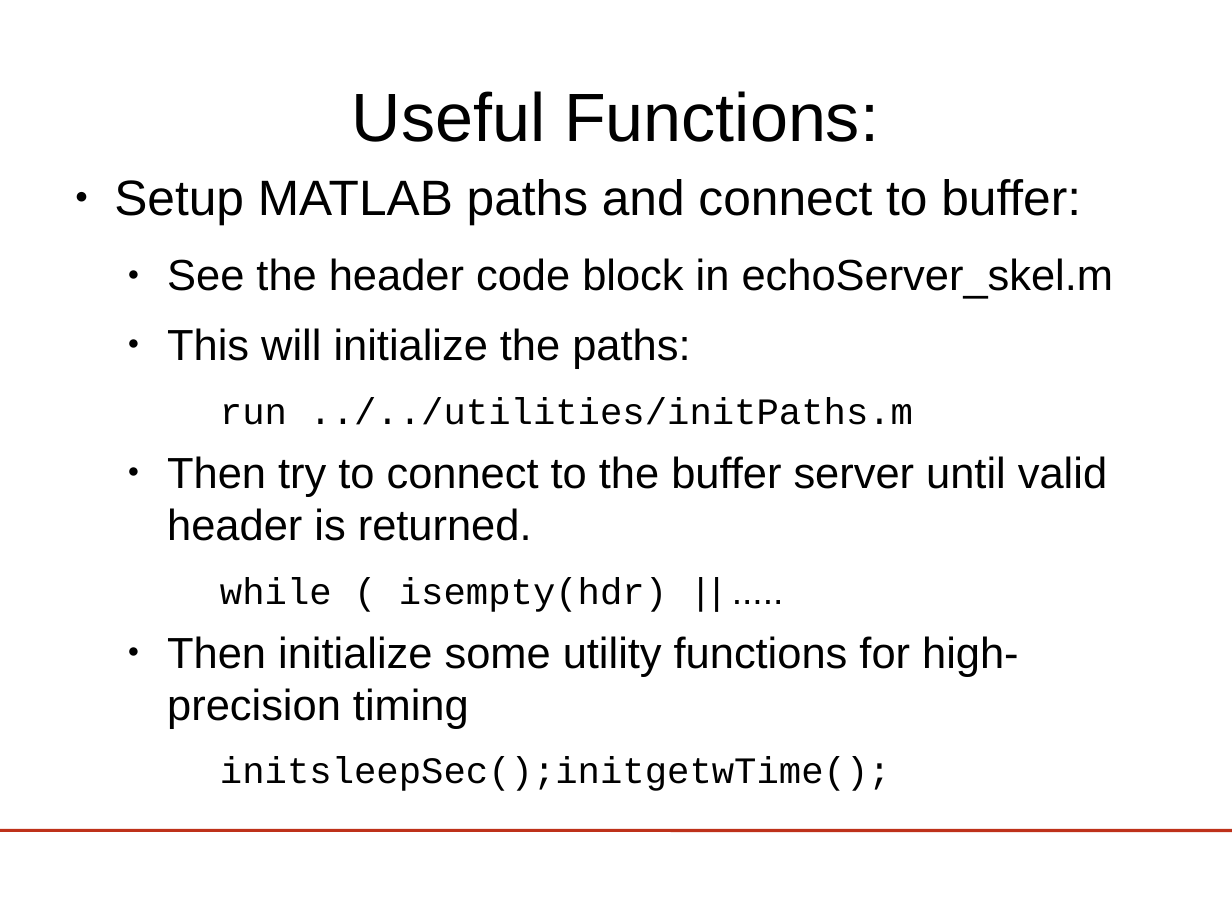
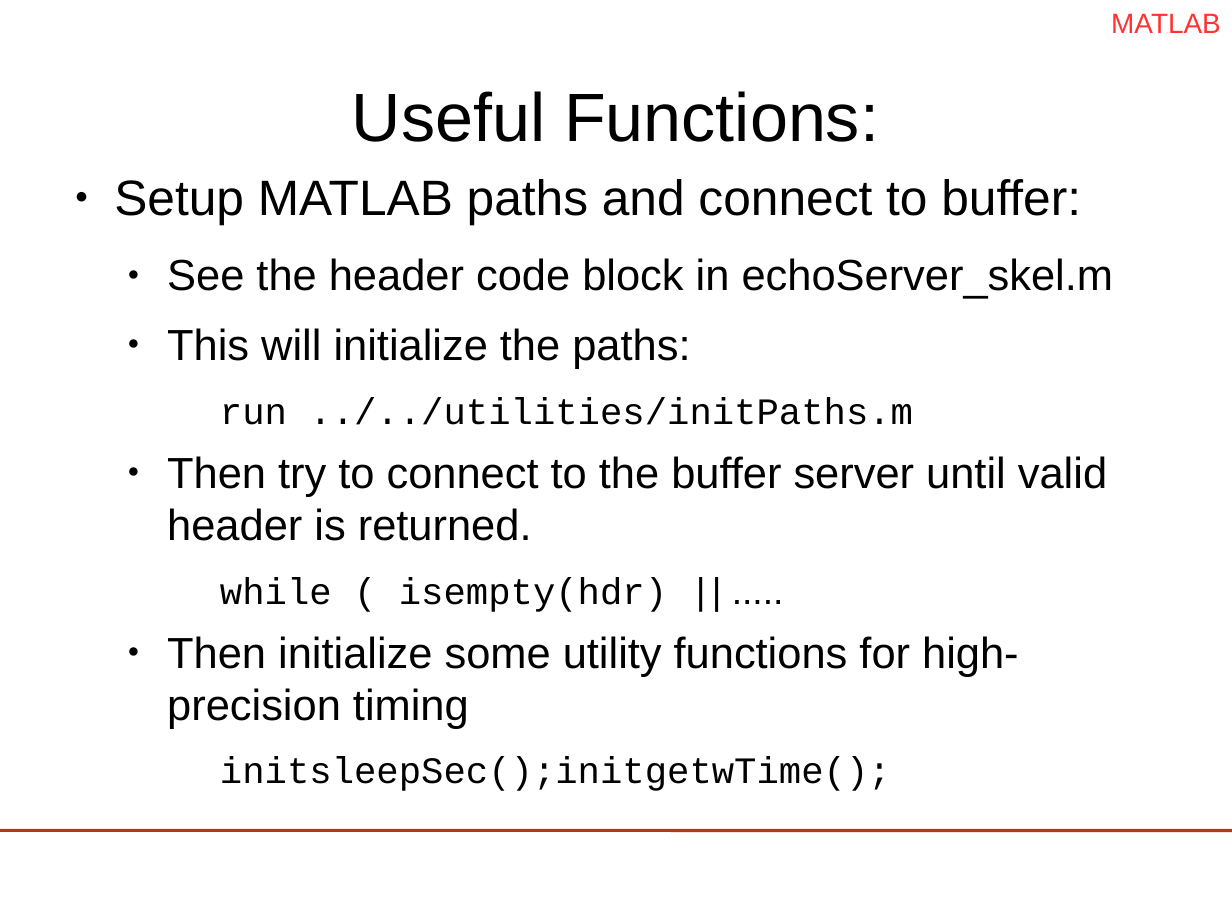
Before and after one commit to jadref/buffer_bci, a slide deck: slide 33 of tutorial/lect3-helloworld/HelloWorld_ERPViewer.odp (slide 32 before the commit). Drawn at 1232x924 pixels with LibreOffice and Linux fonts; fonts in the diff are those of the drawing; background and template pictures are left out. Boxes give left, top, right and bottom in pixels: in the first picture for what was removed or moved away, otherwise in the second. Text is boxed around its words. In the diff, an @@ line names an element or a change of style, - is before the commit and + after.

```diff
--- a/tutorial/lect3-helloworld/HelloWorld_ERPViewer.odp
+++ b/tutorial/lect3-helloworld/HelloWorld_ERPViewer.odp
@@ text added at box(1111, 13, 1221, 33), 18 pt, text #FF3333 @@
+MATLAB
```
Also in this commit, not shown: 7 other slides changed, 3 slides added, 1 other file.
